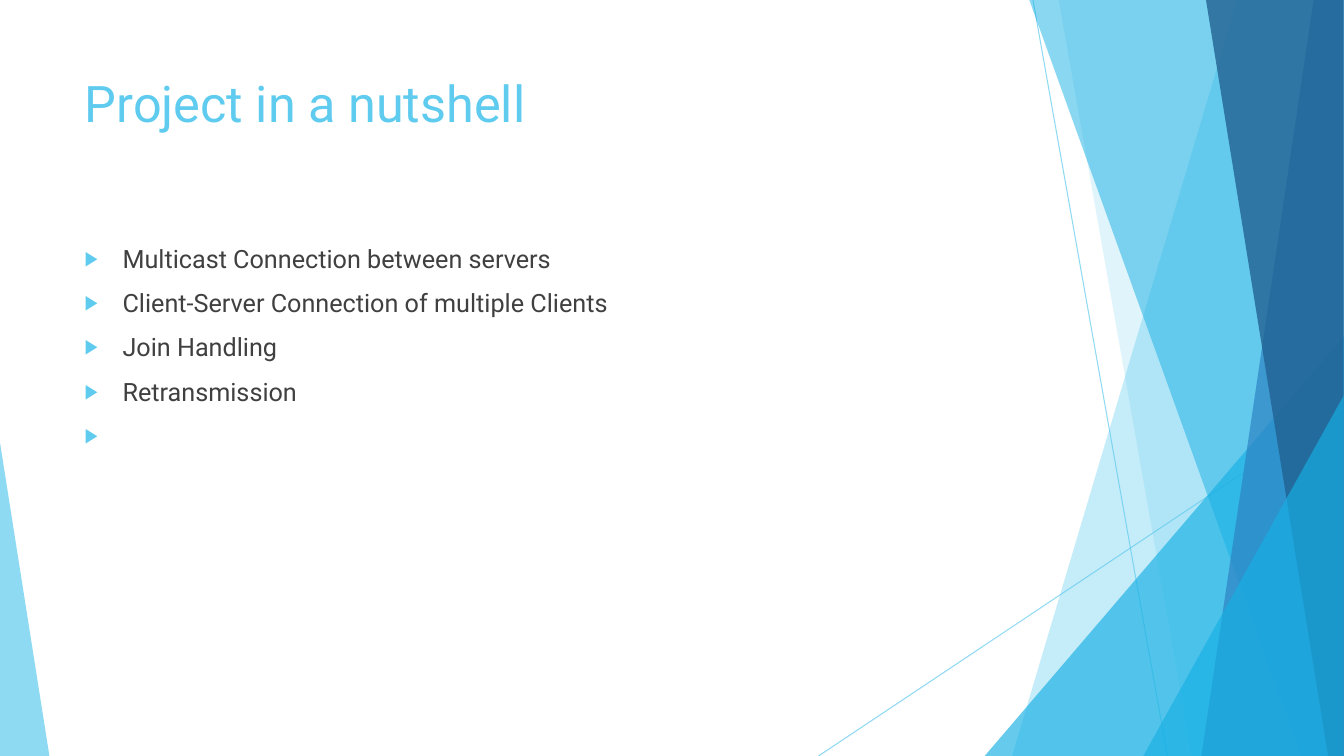
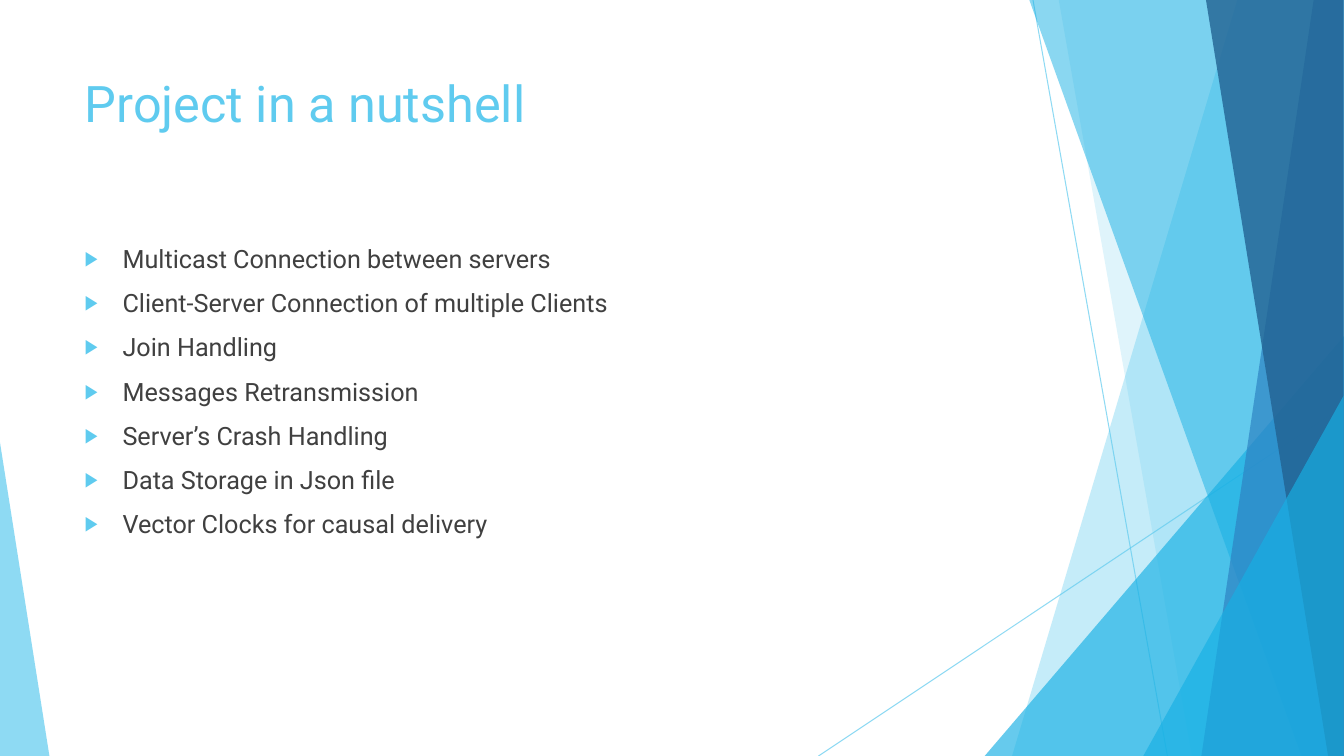
Before and after one commit to Trik17/DistSysPST, a slide deck: slide 3 of SlidesPresentation.pptx. Drawn at 1344x756 pixels with LibreOffice and Linux fonts; fonts in the diff are those of the drawing. Boxes give left, top, right and bottom in pixels: in the first picture for what was removed or moved away, otherwise in the second. Text is boxed around its words. In the diff, an @@ line names an element or a change of style, - is before the commit and + after.

Commit message:
ppt

```diff
--- a/SlidesPresentation.pptx
+++ b/SlidesPresentation.pptx
@@ text at (123, 383, 487, 539): text changed @@
-▶ Retransmission
+▶ Messages Retransmission
+▶ Server’s Crash Handling
+▶ Data Storage in Json file
+▶ Vector Clocks for causal delivery
```
Also in this commit, not shown: 4 slides added.
